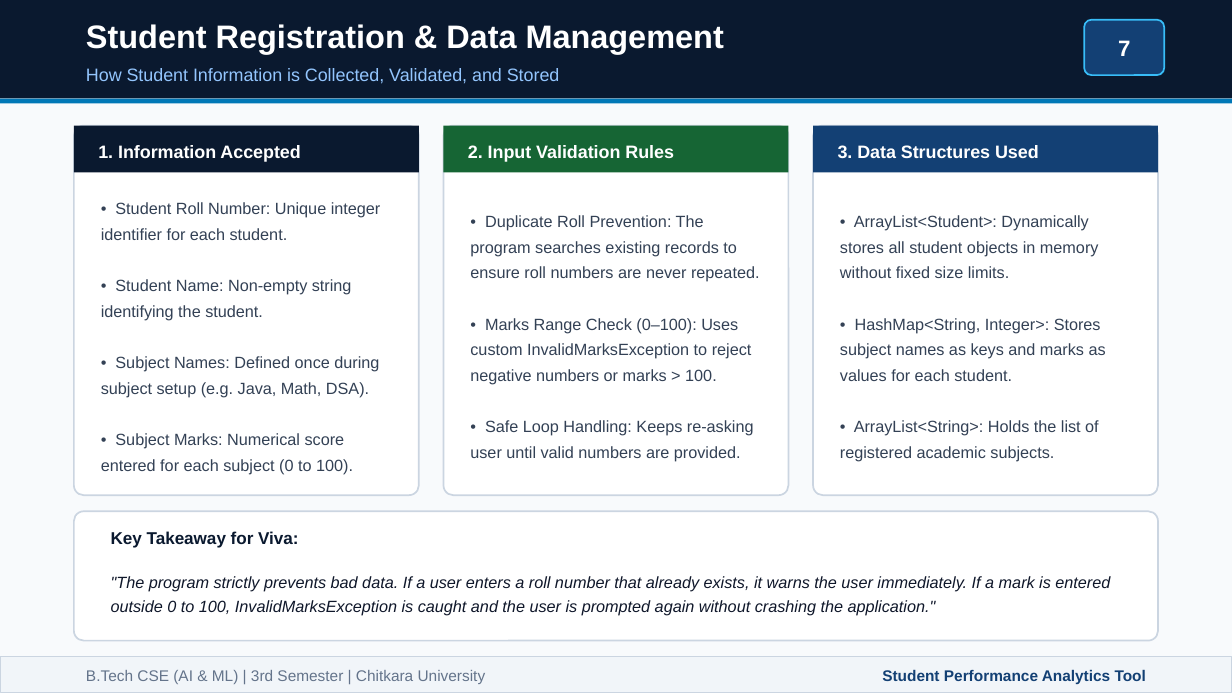
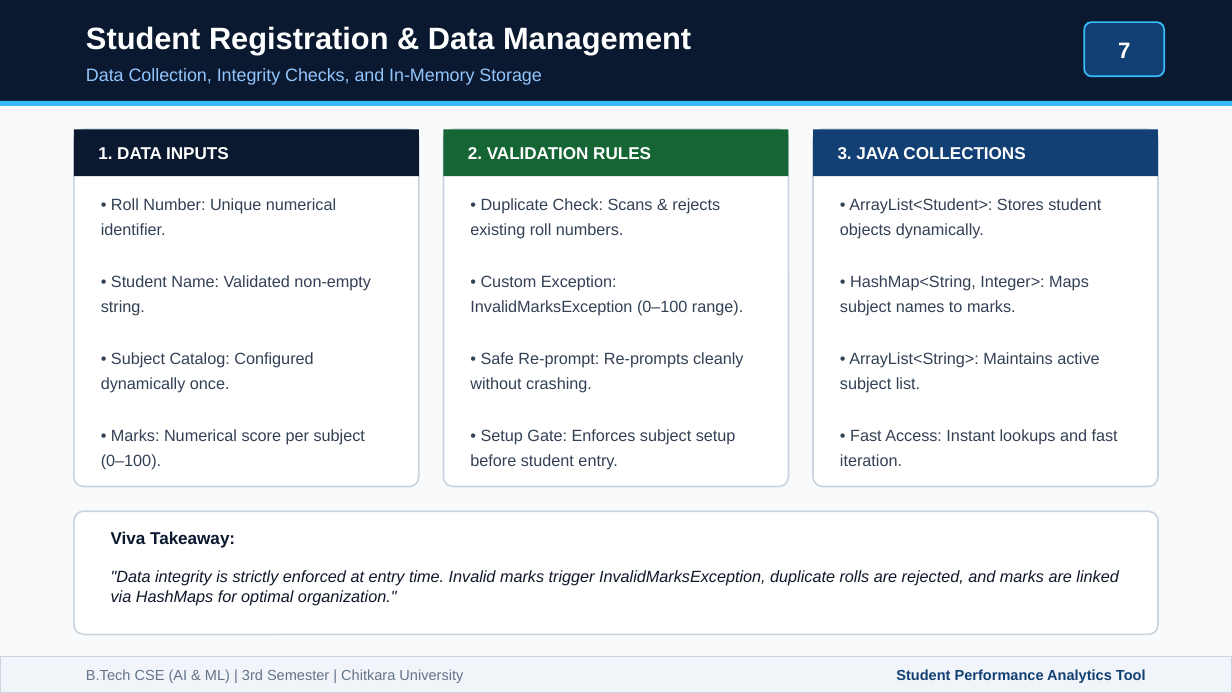
Before and after one commit to Tanmay-Arora19/java_project_sem3, a slide deck: slide 7 of Student_Performance_Analytics_Presentation.pptx. Drawn at 1232x693 pixels with LibreOffice and Linux fonts; fonts in the diff are those of the drawing. Boxes give left, top, right and bottom in pixels: in the first picture for what was removed or moved away, otherwise in the second. Text is boxed around its words. In the diff, an @@ line names an element or a change of style, - is before the commit and + after.

Commit message:
Streamline presentation: decrease text density, enhance visual polish, and make slides impressive

```diff
--- a/Student_Performance_Analytics_Presentation.pptx
+++ b/Student_Performance_Analytics_Presentation.pptx
@@ text "Student Registration & Data Management" at (x1=86, y1=26, x2=691, y2=54): size 19 to 18 pt @@
@@ rounded rectangle at (x1=1084, y1=22, x2=1164, y2=76): proportions changed @@
@@ text at (x1=86, y1=68, x2=541, y2=85): text changed @@
-How Student Information is Collected, Validated, and Stored
+Data Collection, Integrity Checks, and In-Memory Storage
@@ rectangle at (x1=0, y1=101, x2=1232, y2=106): fill #0077B6 to #38BDF8 @@
@@ rounded rectangle resized from (x1=74, y1=126, x2=419, y2=495) to (x1=74, y1=129, x2=419, y2=487) @@
@@ text at (x1=98, y1=147, x2=229, y2=159): text changed; size 10.5 to 10 pt @@
-1. Information Accepted
+1. DATA INPUTS
@@ rounded rectangle resized from (x1=444, y1=126, x2=788, y2=495) to (x1=444, y1=129, x2=788, y2=487) @@
@@ text at (x1=468, y1=147, x2=651, y2=159): text changed; size 10.5 to 10 pt @@
-2. Input Validation Rules
+2. VALIDATION RULES
@@ 3 rectangles moved together from (x1=74, y1=126, x2=1158, y2=172) to (x1=74, y1=129, x2=1158, y2=176) @@
@@ rounded rectangle resized from (x1=813, y1=126, x2=1158, y2=495) to (x1=813, y1=129, x2=1158, y2=487) @@
@@ text at (x1=838, y1=147, x2=1025, y2=159): text changed; size 10.5 to 10 pt @@
-3. Data Structures Used
+3. JAVA COLLECTIONS
@@ text at (x1=101, y1=198, x2=371, y2=470): text changed @@
-• Student Roll Number: Unique integer identifier for each student.
-• Student Name: Non-empty string identifying the student.
-• Subject Names: Defined once during subject setup (e.g. Java, Math, DSA).
-• Subject Marks: Numerical score entered for each subject (0 to 100).
+• Roll Number: Unique numerical identifier.
+• Student Name: Validated non-empty string.
+• Subject Catalog: Configured dynamically once.
+• Marks: Numerical score per subject (0–100).
@@ text at (x1=470, y1=198, x2=743, y2=470): text changed @@
-• Duplicate Roll Prevention: The program searches existing records to ensure roll numbers are never repeated.
-• Marks Range Check (0–100): Uses custom InvalidMarksException to reject negative numbers or marks > 100.
-• Safe Loop Handling: Keeps re-asking user until valid numbers are provided.
+• Duplicate Check: Scans & rejects existing roll numbers.
+• Custom Exception: InvalidMarksException (0–100 range).
+• Safe Re-prompt: Re-prompts cleanly without crashing.
+• Setup Gate: Enforces subject setup before student entry.
@@ text at (x1=840, y1=198, x2=1118, y2=466): text changed @@
-• ArrayList<Student>: Dynamically stores all student objects in memory without fixed size limits.
-• HashMap<String, Integer>: Stores subject names as keys and marks as values for each student.
-• ArrayList<String>: Holds the list of registered academic subjects.
+• ArrayList<Student>: Stores student objects dynamically.
+• HashMap<String, Integer>: Maps subject names to marks.
+• ArrayList<String>: Maintains active subject list.
+• Fast Access: Instant lookups and fast iteration.
@@ rounded rectangle at (x1=74, y1=511, x2=1158, y2=634): proportions changed @@
@@ rounded rectangle resized from (x1=74, y1=511, x2=1158, y2=641) to (x1=74, y1=511, x2=1158, y2=634) @@
@@ text at (x1=111, y1=531, x2=235, y2=548): text changed @@
-Key Takeaway for Viva:
+Viva Takeaway:
@@ text at (x1=111, y1=570, x2=1118, y2=605): text changed @@
-"The program strictly prevents bad data. If a user enters a roll number that already exists, it warns the user immediately. If a mark is entered outside 0 to 100, InvalidMarksException is caught and the user is prompted again without crashing the application."
+"Data integrity is strictly enforced at entry time. Invalid marks trigger InvalidMarksException, duplicate rolls are rejected, and marks are linked via HashMaps for optimal organization."
@@ text "B.Tech CSE (AI & ML) ..." at (x1=86, y1=669, x2=463, y2=683): size 9 to 8.5 pt @@
@@ text "Student Performance Analytics Tool" at (x1=896, y1=669, x2=1146, y2=683): size 9 to 8.5 pt @@
```
Also in this commit, not shown: 14 other slides changed, 2 other files.
